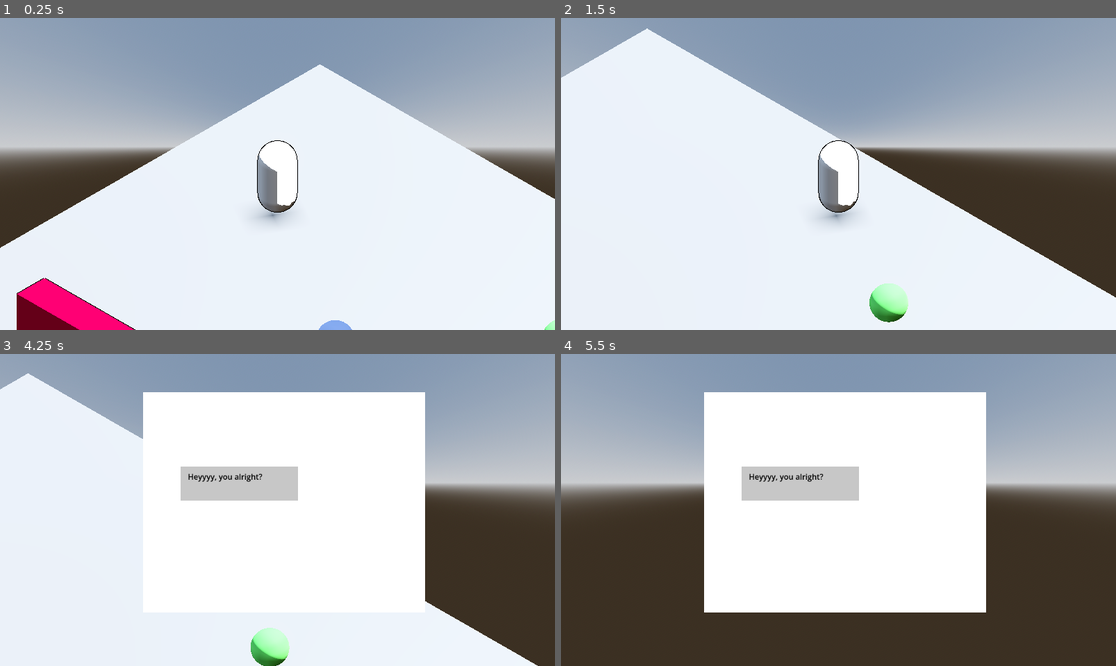
Above: before the commit, frames 1-4 (two rows, left to right).
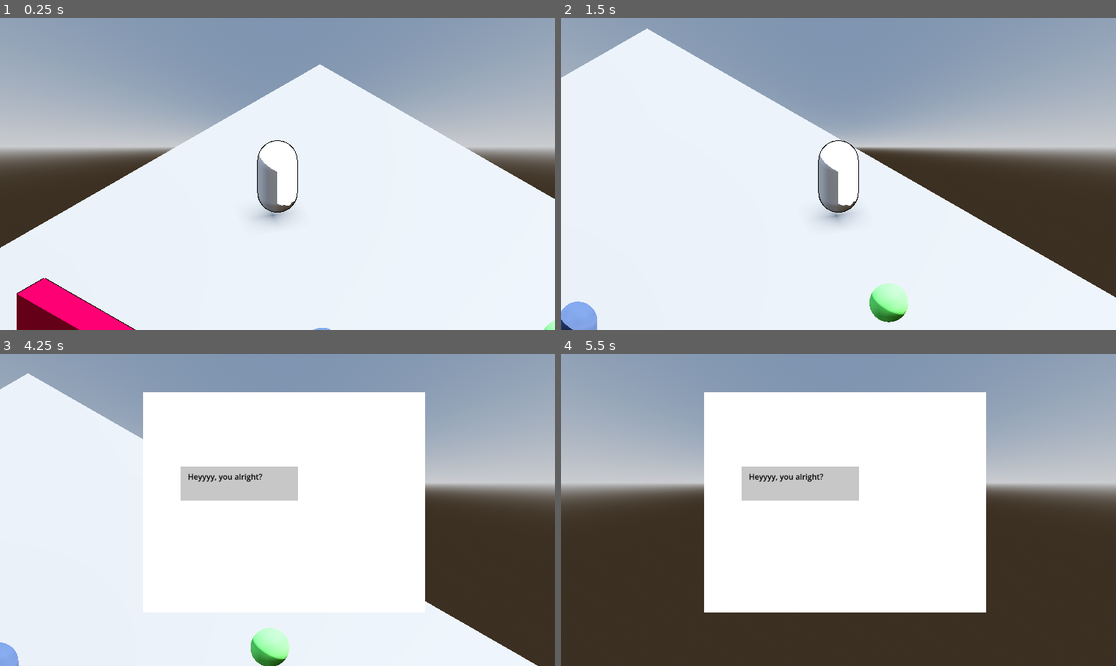
Above: after the commit, the same moments.

Repository: yashGhela/textmeback
Game: Godot game, scene res://levels/devlab.tscn
Same seed, same stepped clock (60 frames per second), same inputs: the game is played once before the commit and once after it. The project has no main scene, so this scene is started directly.
Inputs:
- Up to frame 1 (0.25 s): no input
- Up to frame 2 (1.5 s): tap Enter (ui_accept) at 0.5, 0.77 s; hold D (right) 0.53-1.28 s; hold E (interact) 0.53-1.28 s; hold S (back) from 1.28 s (still down); tap E (interact) at 1.35 s
- Up to frame 3 (4.25 s): tap Enter (ui_accept) at 1.52, 3.02, 3.77 s; release S (back) at 2.03 s; hold D (right) 2.03-2.78 s; hold E (interact) 2.03-2.78 s; hold W (forward) 2.78-3.53 s; tap E (interact) at 2.85 s; hold A (left) from 3.53 s (still down); hold E (interact) from 3.53 s (still down)
- Up to frame 4 (5.5 s): release E (interact) at 4.28 s; tap E (interact) at 4.35 s; tap Enter (ui_accept) at 4.52 s; release A (left) at 5.03 s; hold S (back) from 5.03 s (still down); hold E (interact) from 5.03 s (still down)

The runs differ from the first frame. In frame 1, 0.1% of the frame differs, in the area x 56-64%, y 96-100%; in frame 2, 0.5%, in the area x 0-7%, y 90-100%; in frame 3, 0.2%; in frame 4, nothing differs.

Commit message:
get stuck behind barriers

Diff:
--- a/game-elements/player.tscn
+++ b/game-elements/player.tscn
@@ -48,7 +48,7 @@
 [node name="CollisionShape3D" type="CollisionShape3D" parent="." unique_id=1068610157]
 shape = SubResource("ConvexPolygonShape3D_yg385")
 
-[node name="InteractionShape" type="Area3D" parent="." unique_id=1238369957]
+[node name="InteractionShape" type="Area3D" parent="." unique_id=1238369957 groups=["Player"]]
 
 [node name="CollisionShape3D" type="CollisionShape3D" parent="InteractionShape" unique_id=2074521156]
 shape = SubResource("SphereShape3D_0owfj")
--- a/scripts/boss.gd
+++ b/scripts/boss.gd
@@ -25,8 +25,12 @@
 
 
 func _on_seekzone_area_entered(area: Area3D) -> void:
-	state_machine.current_state=chase
+	print(area)
+	if area.is_in_group("Player"):
+		state_machine.current_state=chase
+
 
 
 func _on_closezone_area_entered(area: Area3D) -> void:
-	state_machine.current_state=chase
+	if area.is_in_group("Player"):
+		state_machine.current_state=chase
--- a/scripts/scan.gd
+++ b/scripts/scan.gd
@@ -11,6 +11,7 @@
 
 func enter():
 	print("scaning")
+	boss.velocity= Vector3.ZERO
 	var tween = create_tween()
 	tween.set_loops()  # Infinite loop
 	tween.tween_property(boss, "rotation_degrees:y", -45, 2.0).set_trans(Tween.TRANS_SINE).set_ease(Tween.EASE_IN_OUT)
